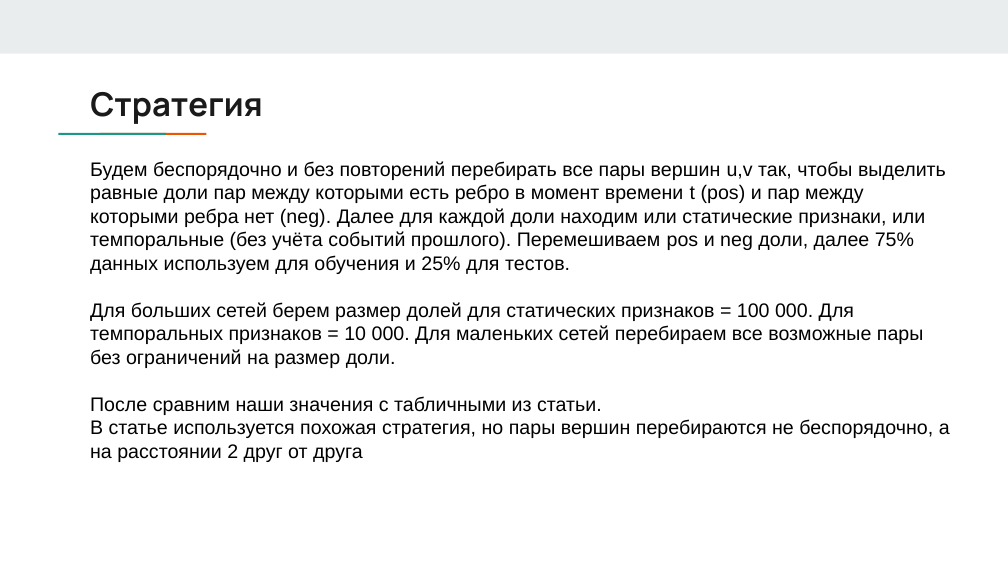
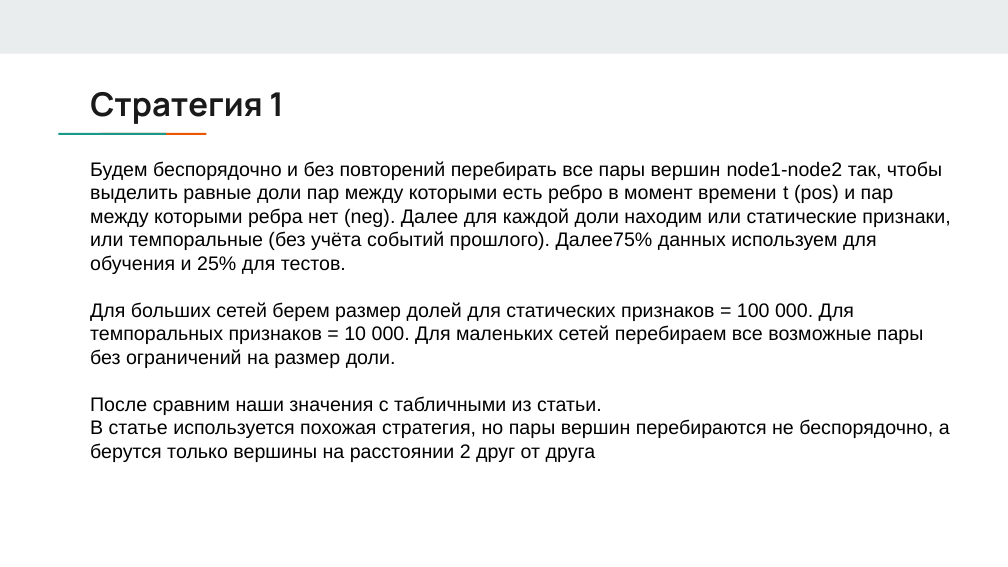
Before and after one commit to answerIII/GraphTheory2022-2023, a slide deck: slide 19 of notes/Team17.pptx. Drawn at 1008x567 pixels with LibreOffice and Linux fonts; fonts in the diff are those of the drawing. Boxes give left, top, right and bottom in pixels: in the first picture for what was removed or moved away, otherwise in the second. Text is boxed around its words. In the diff, an @@ line names an element or a change of style, - is before the commit and + after.

```diff
--- a/notes/Team17.pptx
+++ b/notes/Team17.pptx
@@ title at bbox=[90, 92, 283, 124]: text changed @@
-Стратегия
+Стратегия 1
@@ text at bbox=[90, 161, 950, 462]: text changed @@
-Будем беспорядочно и без повторений перебирать все пары вершин u,v так, чтобы выделить равные доли пар между которыми есть ребро в момент времени t (pos) и пар между которыми ребра нет (neg). Далее для каждой доли находим или статические признаки, или темпоральные (без учёта событий прошлого). Перемешиваем pos и neg доли, далее 75% данных используем для обучения и 25% для тестов.
-Для больших сетей берем размер долей для статических признаков = 100 000. Для темпоральных признаков = 10 000. Для маленьких сетей перебираем все возможные пары без ограничений на размер доли.
-После сравним наши значения с табличными из статьи.
-В статье используется похожая стратегия, но пары вершин перебираются не беспорядочно, а на расстоянии 2 друг от друга
+Будем беспорядочно и без повторений перебирать все пары вершин node1-node2 так, чтобы выделить равные доли пар между которыми есть ребро в момент времени t (pos) и пар между которыми ребра нет (neg). Далее для каждой доли находим или статические признаки, или темпоральные (без учёта событий прошлого). Далее75% данных используем для обучения и 25% для тестов.
+Для больших сетей берем размер долей для статических признаков = 100 000. Для темпоральных признаков = 10 000. Для маленьких сетей перебираем все возможные пары без ограничений на размер доли.
+После сравним наши значения с табличными из статьи.
+В статье используется похожая стратегия, но пары вершин перебираются не беспорядочно, а берутся только вершины на расстоянии 2 друг от друга
```
Also in this commit, not shown: 5 other slides changed, 3 slides added, 29 other files.
